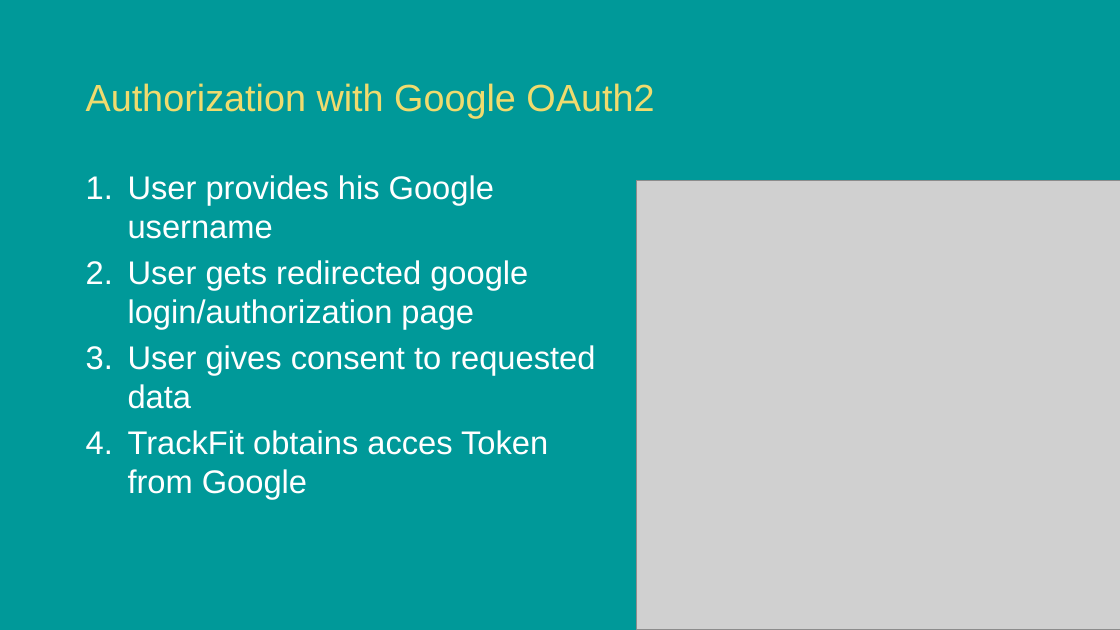
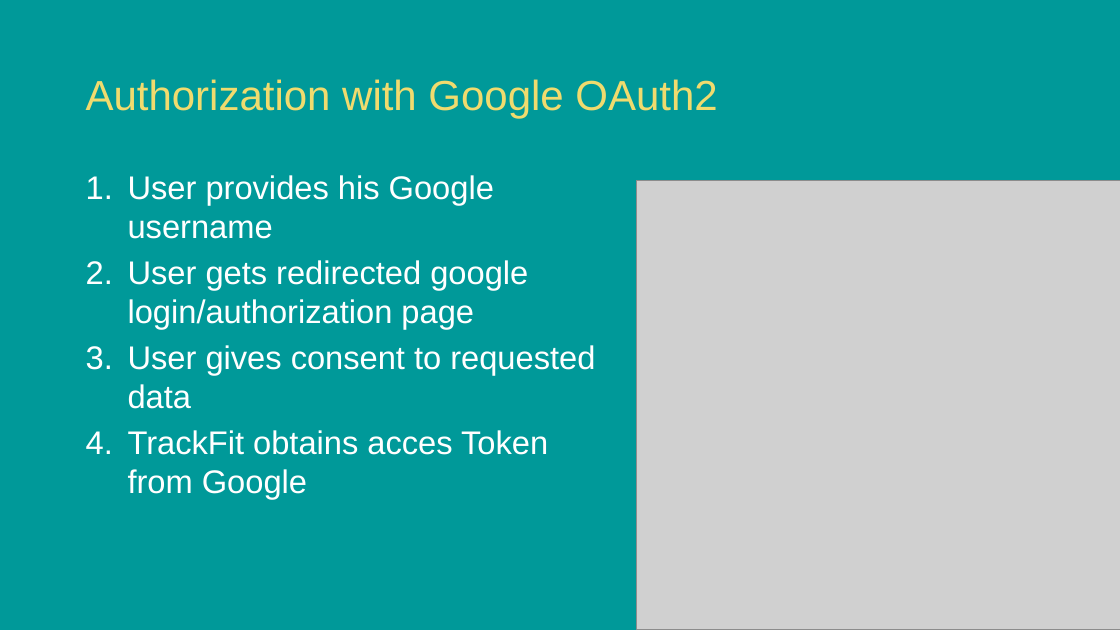
Before and after one commit to caspargross/ActivityAnalyser, a slide deck: slide 5 of TrackFit _Presentation.pptx. Drawn at 1120x630 pixels with LibreOffice and Linux fonts; fonts in the diff are those of the drawing; grey boxes stand for pictures; background and template pictures are left out. Boxes give left, top, right and bottom in pixels: in the first picture for what was removed or moved away, otherwise in the second. Text is boxed around its words. In the diff, an @@ line names an element or a change of style, - is before the commit and + after.

```diff
--- a/TrackFit _Presentation.pptx
+++ b/TrackFit _Presentation.pptx
@@ title "Authorization with Google OAuth2" at bbox=[86, 79, 717, 119]: size 32.4 to 36 pt @@
```
Also in this commit, not shown: 5 other slides changed.
